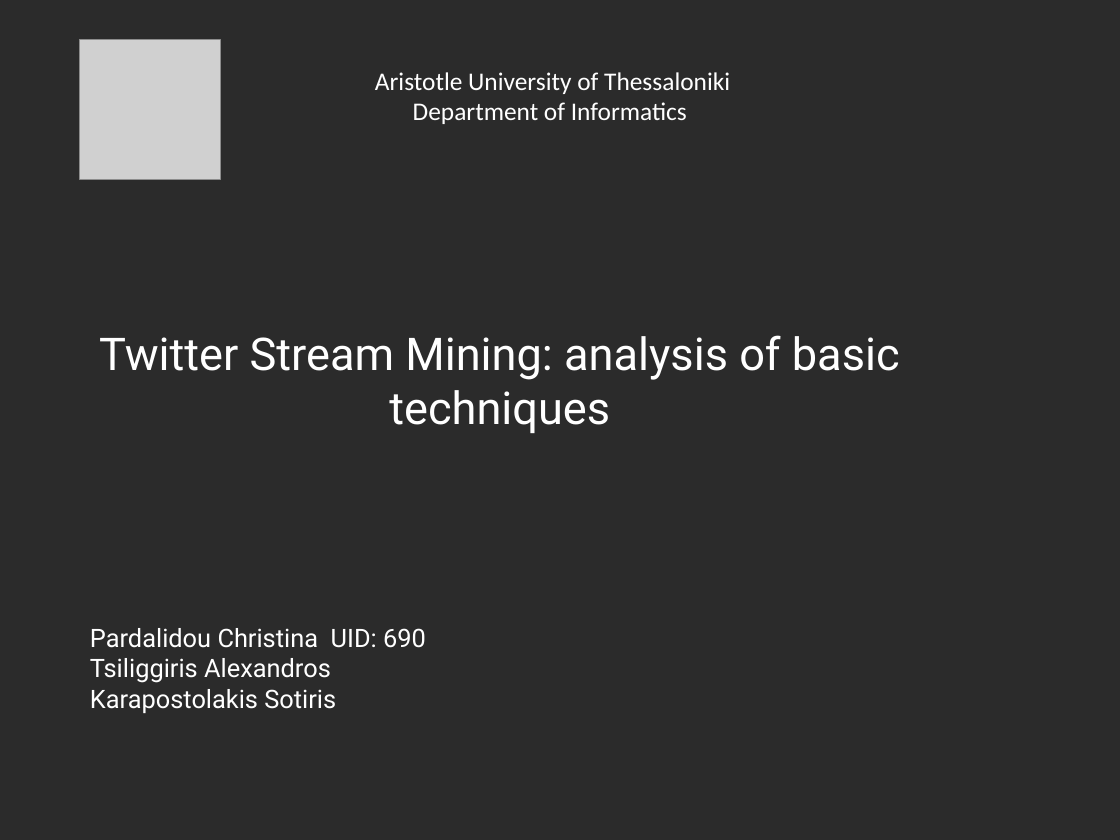
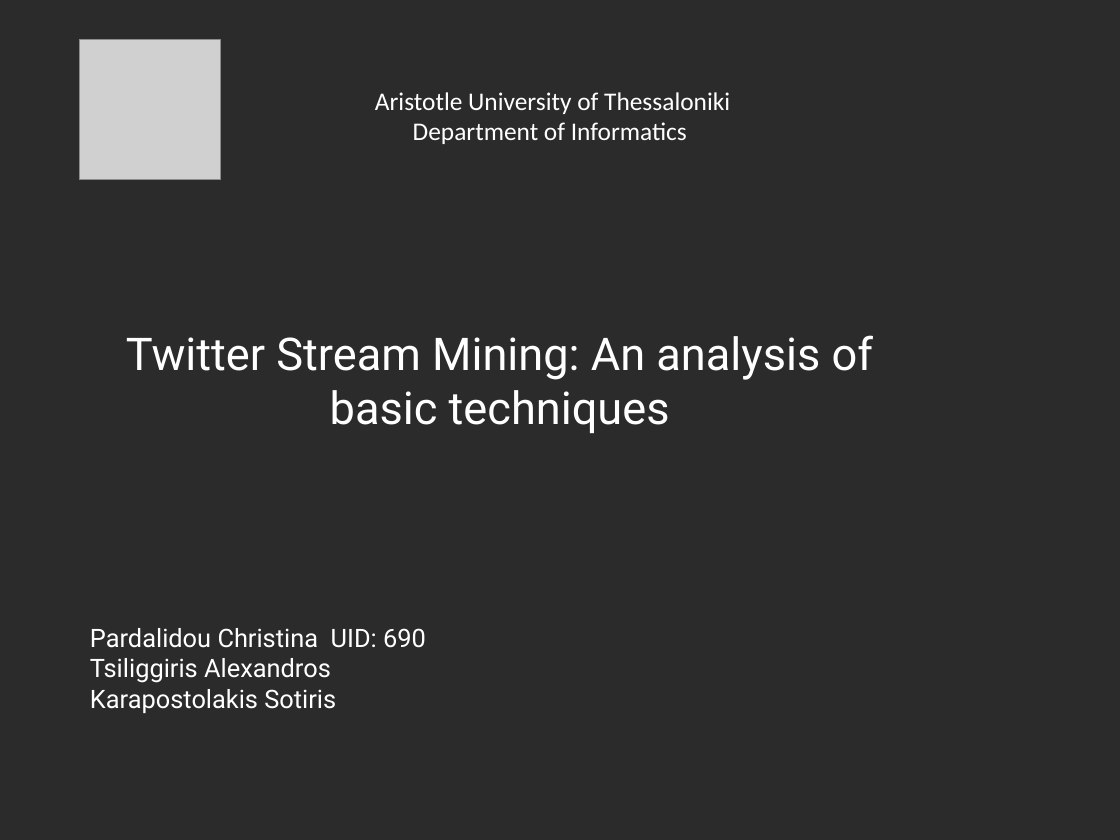
Before and after one commit to alextsil/twitter-topic-detection-and-analysis, a slide deck: slide 1 of parousiasi/presentation.odp. Drawn at 1120x840 pixels with LibreOffice and Linux fonts; fonts in the diff are those of the drawing; grey boxes stand for pictures; background and template pictures are left out; a plain dark background stands for a picture behind light text. Boxes give left, top, right and bottom in pixels: in the first picture for what was removed or moved away, otherwise in the second. Text is boxed around its words. In the diff, an @@ line names an element or a change of style, - is before the commit and + after.

```diff
--- a/parousiasi/presentation.odp
+++ b/parousiasi/presentation.odp
@@ text "Aristotle University of Thessaloniki": place and size @@
-text "Aristotle University of Thessaloniki" at (375, 72, 730, 124)
+text "Aristotle University of Thessaloniki" at (375, 92, 730, 144)
@@ text at (126, 335, 873, 433): text changed @@
-Twitter Stream Mining: analysis of basic techniques
+Twitter Stream Mining: An analysis of basic techniques
```
Also in this commit, not shown: 11 other slides changed, 3 slides added, 2 slides removed, 1 other file.
